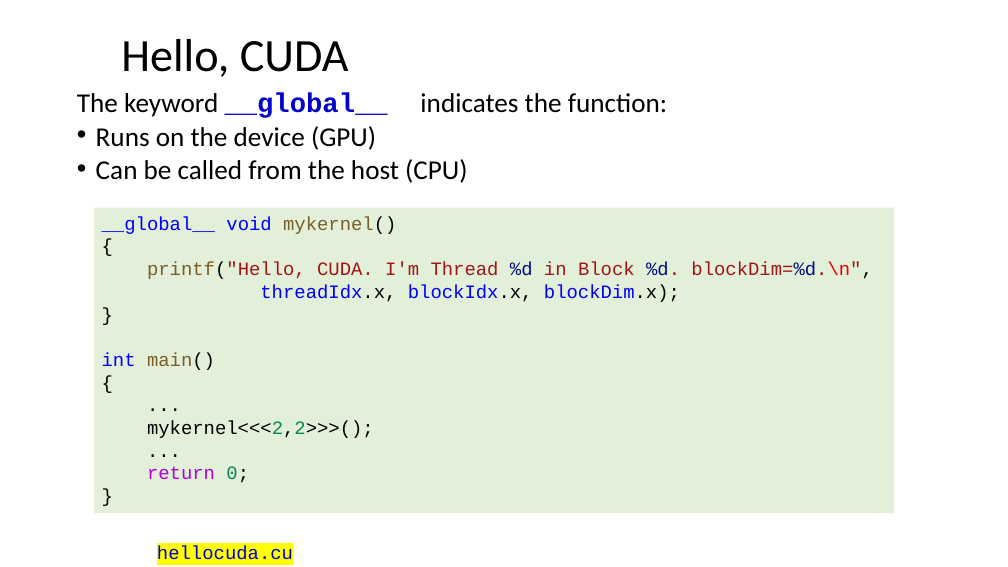
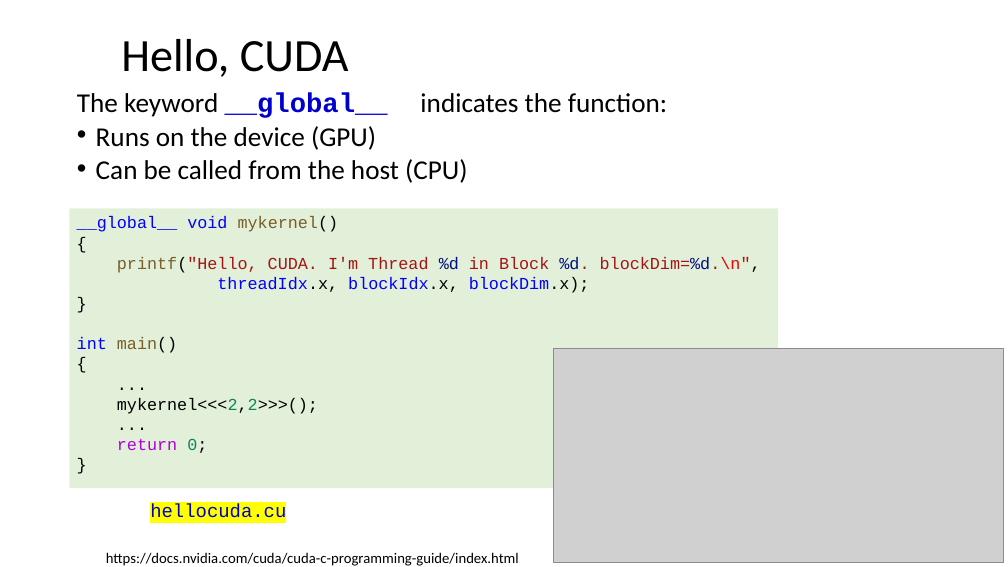
Before and after one commit to ShiqiYu/CPP, a slide deck: slide 8 of week08/Lecture08-cuda.pptx. Drawn at 1008x567 pixels with LibreOffice and Linux fonts; fonts in the diff are those of the drawing; grey boxes stand for pictures; background and template pictures are left out. Boxes give left, top, right and bottom in pixels: in the first picture for what was removed or moved away, otherwise in the second. Text is boxed around its words. In the diff, an @@ line names an element or a change of style, - is before the commit and + after.

Commit message:
CUDA, slides and examples

```diff
--- a/week08/Lecture08-cuda.pptx
+++ b/week08/Lecture08-cuda.pptx
@@ rectangle "__global__ void mykernel()" resized from (x1=95, y1=208, x2=895, y2=513) to (x1=70, y1=209, x2=779, y2=488) @@
@@ rectangle "__global__ void mykernel()" at (x1=70, y1=209, x2=779, y2=488): size 18 to 16 pt @@
@@ picture added at (x1=554, y1=349, x2=1003, y2=563) @@
@@ rectangle "hellocuda.cu" resized from (x1=157, y1=545, x2=293, y2=560) to (x1=143, y1=495, x2=296, y2=526) @@
@@ text added at (x1=106, y1=552, x2=519, y2=566), 14 pt, text #000000 @@
+https://docs.nvidia.com/cuda/cuda-c-programming-guide/index.html
```
